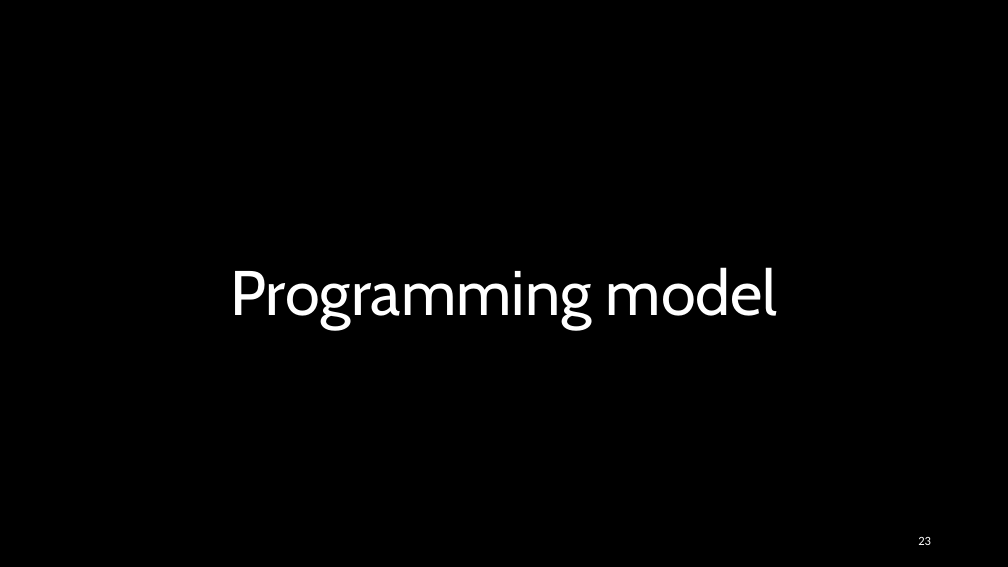
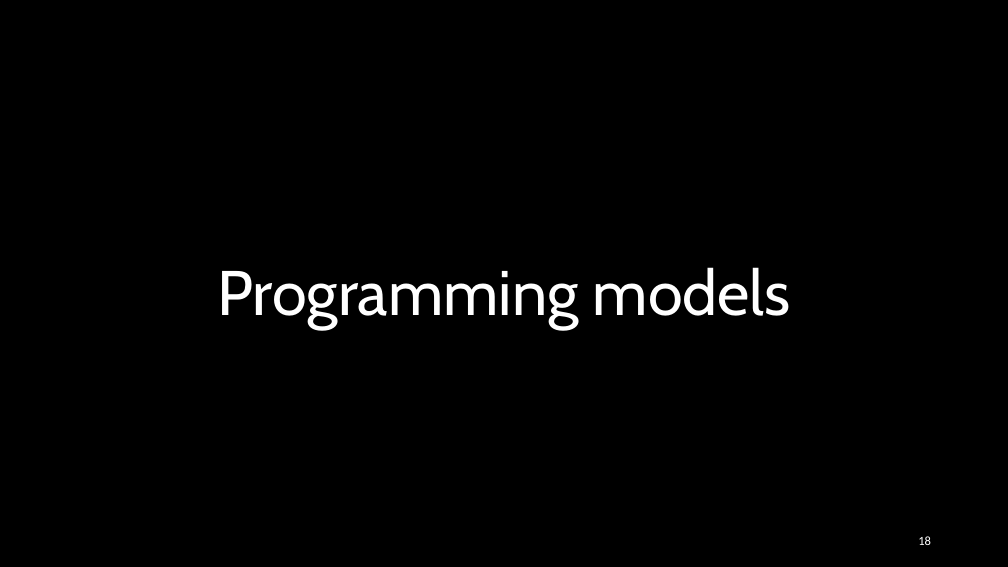
Before and after one commit to gjbex/GPU-programming, a slide deck: slide 18 of gpu_programming.pptx (slide 23 before the commit). Drawn at 1008x567 pixels with LibreOffice and Linux fonts; fonts in the diff are those of the drawing; background and template pictures are left out. Boxes give left, top, right and bottom in pixels: in the first picture for what was removed or moved away, otherwise in the second. Text is boxed around its words. In the diff, an @@ line names an element or a change of style, - is before the commit and + after.

Commit message:
Update programming model slide

```diff
--- a/gpu_programming.pptx
+++ b/gpu_programming.pptx
@@ title at <box>217,267,791,329</box>: text changed @@
-Programming model
+Programming models
@@ page number at <box>918,536,931,545</box>: text changed @@
-23
+18
```
Also in this commit, not shown: 2 other slides changed, 1 slide added, 1 slide removed.
